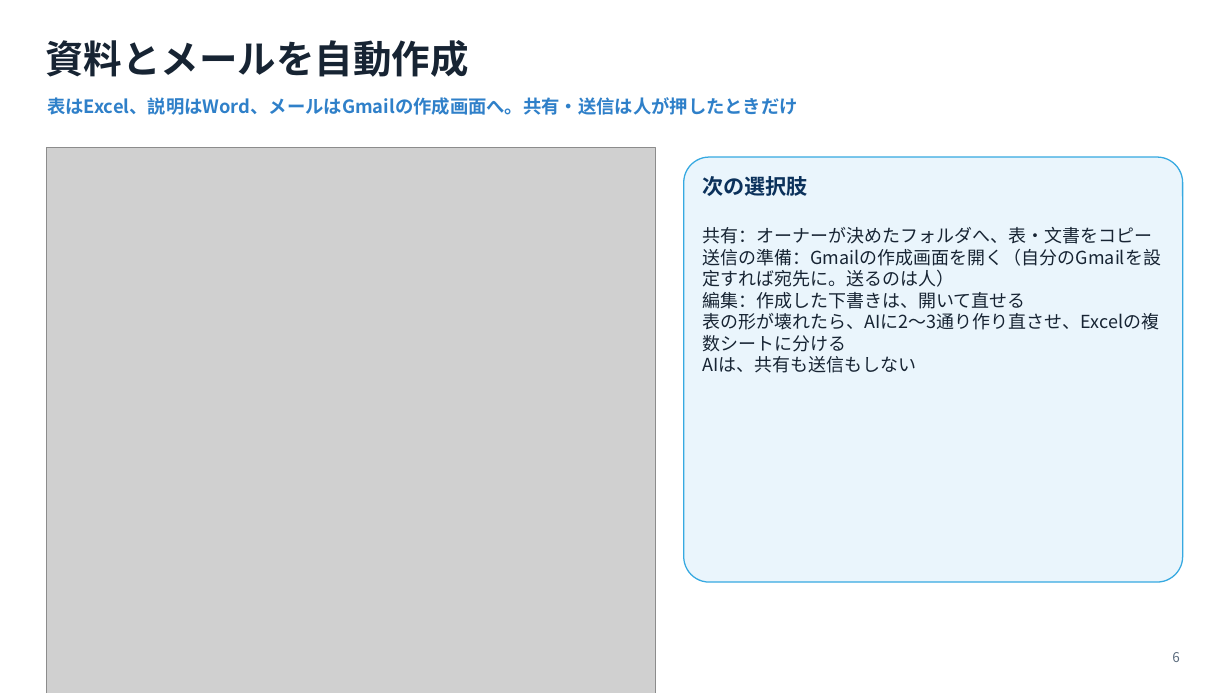
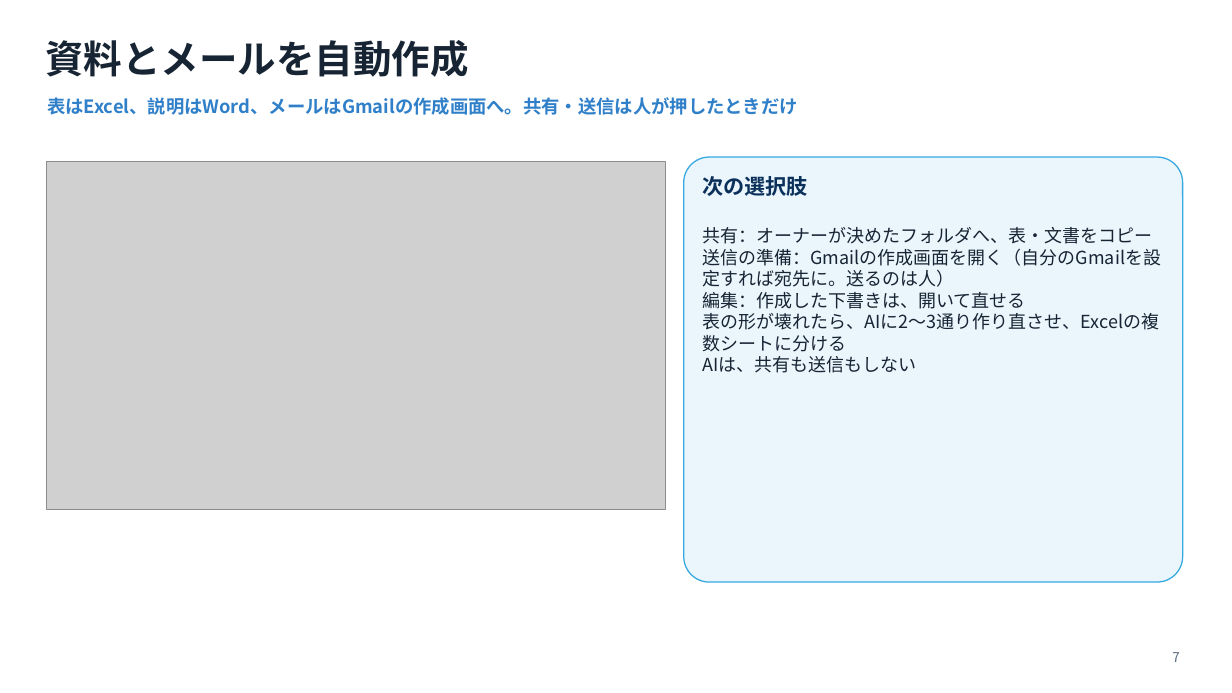
Before and after one commit to 009-next/Connect-Force, a slide deck: slide 7 of hackathon_materials/slides/Connect-Force_submission.pptx (slide 6 before the commit). Drawn at 1232x693 pixels with LibreOffice and Linux fonts; fonts in the diff are those of the drawing; grey boxes stand for pictures. Boxes give left, top, right and bottom in pixels: in the first picture for what was removed or moved away, otherwise in the second. Text is boxed around its words. In the diff, an @@ line names an element or a change of style, - is before the commit and + after.

```diff
--- a/hackathon_materials/slides/Connect-Force_submission.pptx
+++ b/hackathon_materials/slides/Connect-Force_submission.pptx
@@ picture: place and size @@
-picture at [46, 148, 656, 693]
+picture at [46, 162, 665, 510]
@@ text at [1172, 652, 1179, 662]: text changed @@
-6
+7
```
Also in this commit, not shown: 9 other slides changed, 1 slide added, 9 other files.
